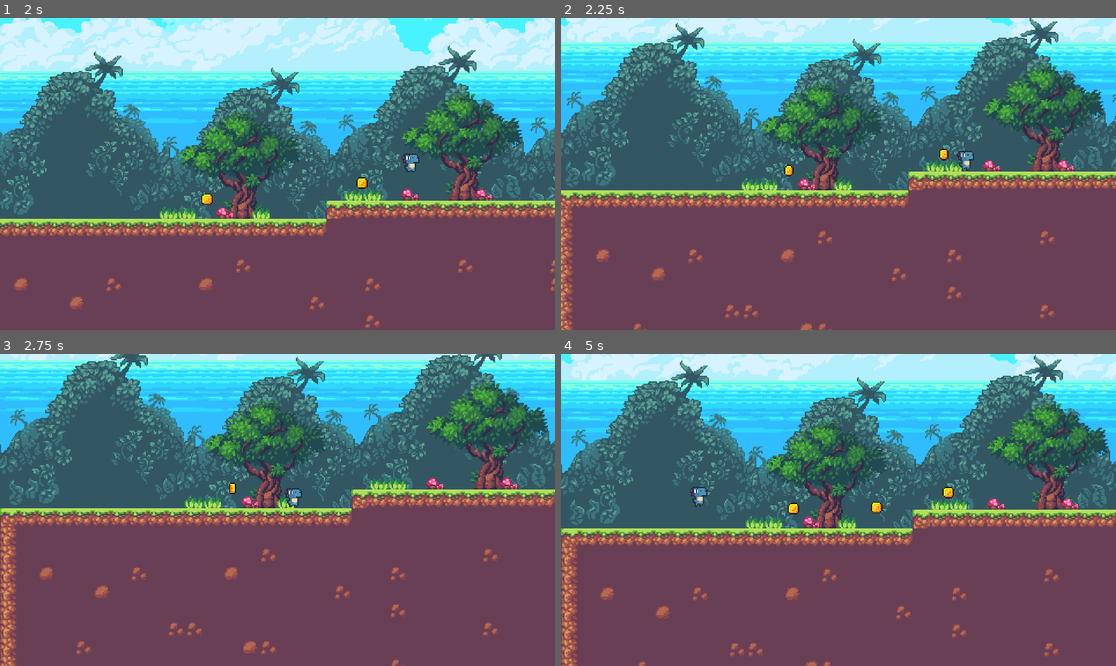
Above: before the commit, frames 1-4 (two rows, left to right).
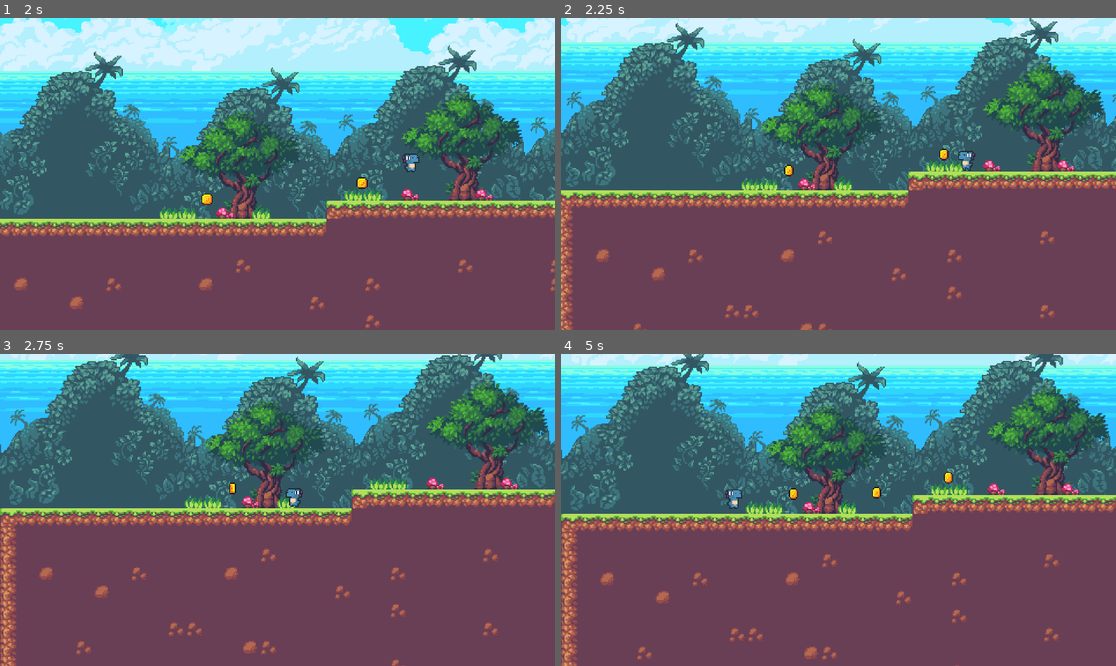
Above: after the commit, the same moments.

Repository: Vienna4k/richardson-alan-do-die-repeat
Game: Godot game, scene res://scenes/level_01.tscn
The game is run twice, just before and just after one commit, with the same random seed, the same clock (stepped at 60 frames per second) and the same inputs. The project has no main scene, so this scene is started directly.
Inputs:
- Up to frame 1 (2 s): hold D (right) from 0.53 s (still down); tap Space (jump) at 0.77, 1.52 s
- Up to frame 2 (2.25 s): release D (right) at 2.03 s; hold A (left) from 2.03 s (still down)
- Up to frame 3 (2.75 s): keep holding A (left)
- Up to frame 4 (5 s): tap Space (jump) at 3.02, 3.77, 4.52 s; release A (left) at 4.28 s; hold D (right) from 4.28 s (still down)

Frame 1 is identical in both runs. In frame 2, 0.1% of the frame differs, in the area x 71-75%, y 42-49%; in frame 3, 0.1%; in frame 4, 40%, in the area x 0-100%, y 0-100%.

Commit message:
Level01: expand level, add platforms & coin manager

Diff:
--- a/scenes/level_01.gd
+++ b/scenes/level_01.gd
@@ -1,3 +1,4 @@
+class_name levelManager
 extends Node2D
 
 var all_coins : Array = []
@@ -7,5 +8,11 @@
 func _ready() -> void:
 	all_coins = get_tree().get_nodes_in_group("coins")
 
-func _on_coin_collected() -> void:
-	pass
+func _process(delta: float) -> void:
+	if all_coins.is_empty():
+		print("Good Job!")
+		set_process(false) # Let's disable _process here so it doesn't spam the print statement every frame
+
+func _on_coin_collected(coin: Node2D) -> void:
+	if coin in all_coins:
+		all_coins.erase(coin)
--- a/scenes/level_01.tscn
+++ b/scenes/level_01.tscn
@@ -646,7 +646,7 @@
 sources/0 = SubResource("TileSetAtlasSource_mofoo")
 
 [sub_resource type="RectangleShape2D" id="RectangleShape2D_1b6n0"]
-size = Vector2(3087.75, 125.5)
+size = Vector2(3770, 125.5)
 
 [node name="Level01" type="Node2D" unique_id=1146306019]
 script = ExtResource("1_llcge")
@@ -763,92 +763,6 @@
 
 [node name="Tilesets" type="Node" parent="." unique_id=1793571058]
 
-[node name="Collectables" type="Node" parent="Tilesets" unique_id=378726645]
-
-[node name="Coin" parent="Tilesets/Collectables" unique_id=355017650 instance=ExtResource("7_t0ybu")]
-position = Vector2(201, -1)
-
-[node name="Coin26" parent="Tilesets/Collectables" unique_id=751777372 instance=ExtResource("7_t0ybu")]
-position = Vector2(2199, -17)
-
-[node name="Coin2" parent="Tilesets/Collectables" unique_id=1838796159 instance=ExtResource("7_t0ybu")]
-position = Vector2(273, -2)
-
-[node name="Coin3" parent="Tilesets/Collectables" unique_id=1929460116 instance=ExtResource("7_t0ybu")]
-position = Vector2(335, -15)
-
-[node name="Coin4" parent="Tilesets/Collectables" unique_id=1358318257 instance=ExtResource("7_t0ybu")]
-position = Vector2(904, -104)
-
-[node name="Coin5" parent="Tilesets/Collectables" unique_id=1935385736 instance=ExtResource("7_t0ybu")]
-position = Vector2(931, -104)
-
-[node name="Coin6" parent="Tilesets/Collectables" unique_id=2121503584 instance=ExtResource("7_t0ybu")]
-position = Vector2(948, -104)
-
-[node name="Coin7" parent="Tilesets/Collectables" unique_id=828705138 instance=ExtResource("7_t0ybu")]
-position = Vector2(983, -103)
-
-[node name="Coin8" parent="Tilesets/Collectables" unique_id=641674496 instance=ExtResource("7_t0ybu")]
-position = Vector2(1017, -86)
-
-[node name="Coin9" parent="Tilesets/Collectables" unique_id=453499560 instance=ExtResource("7_t0ybu")]
-position = Vector2(1068, -62)
-
-[node name="Coin10" parent="Tilesets/Collectables" unique_id=879077462 instance=ExtResource("7_t0ybu")]
-position = Vector2(1128, -30)
-
-[node name="Coin11" parent="Tilesets/Collectables" unique_id=1095071546 instance=ExtResource("7_t0ybu")]
-position = Vector2(1193, 1)
-
-[node name="Coin12" parent="Tilesets/Collectables" unique_id=1637335138 instance=ExtResource("7_t0ybu")]
-position = Vector2(1252, 31)
-
-[node name="Coin13" parent="Tilesets/Collectables" unique_id=795394411 instance=ExtResource("7_t0ybu")]
-position = Vector2(1302, 49)
-
-[node name="Coin14" parent="Tilesets/Collectables" unique_id=2027174083 instance=ExtResource("7_t0ybu")]
-position = Vector2(1352, 52)
-
-[node name="Coin15" parent="Tilesets/Collectables" unique_id=963309329 instance=ExtResource("7_t0ybu")]
-position = Vector2(1581, 53)
-
-[node name="Coin16" parent="Tilesets/Collectables" unique_id=1973510432 instance=ExtResource("7_t0ybu")]
-position = Vector2(1629, 54)
-
-[node name="Coin17" parent="Tilesets/Collectables" unique_id=811738314 instance=ExtResource("7_t0ybu")]
-position = Vector2(1664, 53)
-
-[node name="Coin18" parent="Tilesets/Collectables" unique_id=300340744 instance=ExtResource("7_t0ybu")]
-position = Vector2(1721, 53)
-
-[node name="Coin19" parent="Tilesets/Collectables" unique_id=982799139 instance=ExtResource("7_t0ybu")]
-position = Vector2(1812, 21)
-
-[node name="Coin20" parent="Tilesets/Collectables" unique_id=1942037526 instance=ExtResource("7_t0ybu")]
-position = Vector2(1840, 22)
-
-[node name="Coin21" parent="Tilesets/Collectables" unique_id=1916021023 instance=ExtResource("7_t0ybu")]
-position = Vector2(1920, 3)
-
-[node name="Coin22" parent="Tilesets/Collectables" unique_id=1663870362 instance=ExtResource("7_t0ybu")]
-position = Vector2(1962, 3)
-
-[node name="Coin23" parent="Tilesets/Collectables" unique_id=717772940 instance=ExtResource("7_t0ybu")]
-position = Vector2(2041, -12)
-
-[node name="Coin24" parent="Tilesets/Collectables" unique_id=1530349096 instance=ExtResource("7_t0ybu")]
-position = Vector2(2085, -14)
-
-[node name="Coin25" parent="Tilesets/Collectables" unique_id=1990455726 instance=ExtResource("7_t0ybu")]
-position = Vector2(2133, -15)
-
-[node name="Coin27" parent="Tilesets/Collectables" unique_id=319669348 instance=ExtResource("7_t0ybu")]
-position = Vector2(2267, -15)
-
-[node name="Coin28" parent="Tilesets/Collectables" unique_id=1070446213 instance=ExtResource("7_t0ybu")]
-position = Vector2(2331, -14)
-
 [node name="MovingPlatform2" parent="Tilesets" unique_id=1913528888 instance=ExtResource("6_qgxqk")]
 position = Vector2(2512, 40)
 
@@ -881,15 +795,101 @@
 tile_map_data = PackedByteArray("AAANAAAAAAAGAAcAAAAXAP//AAAGAAcAAAAbAP//AAAGAAcAAAA3APn/AAAGAAcAAABWAAMAAAAGAAcAAABkAAMAAAAGAAcAAAA=")
 tile_set = SubResource("TileSet_nr3cb")
 
+[node name="Collectables" type="Node" parent="Tilesets" unique_id=378726645]
+
+[node name="Coin" parent="Tilesets/Collectables" unique_id=355017650 instance=ExtResource("7_t0ybu")]
+position = Vector2(201, -1)
+
+[node name="Coin26" parent="Tilesets/Collectables" unique_id=751777372 instance=ExtResource("7_t0ybu")]
+position = Vector2(2199, -17)
+
+[node name="Coin2" parent="Tilesets/Collectables" unique_id=1838796159 instance=ExtResource("7_t0ybu")]
+position = Vector2(273, -2)
+
+[node name="Coin3" parent="Tilesets/Collectables" unique_id=1929460116 instance=ExtResource("7_t0ybu")]
+position = Vector2(335, -15)
+
+[node name="Coin4" parent="Tilesets/Collectables" unique_id=1358318257 instance=ExtResource("7_t0ybu")]
+position = Vector2(904, -104)
+
+[node name="Coin5" parent="Tilesets/Collectables" unique_id=1935385736 instance=ExtResource("7_t0ybu")]
+position = Vector2(931, -104)
+
+[node name="Coin6" parent="Tilesets/Collectables" unique_id=2121503584 instance=ExtResource("7_t0ybu")]
+position = Vector2(948, -104)
+
+[node name="Coin7" parent="Tilesets/Collectables" unique_id=828705138 instance=ExtResource("7_t0ybu")]
+position = Vector2(983, -103)
+
+[node name="Coin8" parent="Tilesets/Collectables" unique_id=641674496 instance=ExtResource("7_t0ybu")]
+position = Vector2(1017, -86)
+
+[node name="Coin9" parent="Tilesets/Collectables" unique_id=453499560 instance=ExtResource("7_t0ybu")]
+position = Vector2(1068, -62)
+
+[node name="Coin10" parent="Tilesets/Collectables" unique_id=879077462 instance=ExtResource("7_t0ybu")]
+position = Vector2(1128, -30)
+
+[node name="Coin11" parent="Tilesets/Collectables" unique_id=1095071546 instance=ExtResource("7_t0ybu")]
+position = Vector2(1193, 1)
+
+[node name="Coin12" parent="Tilesets/Collectables" unique_id=1637335138 instance=ExtResource("7_t0ybu")]
+position = Vector2(1252, 31)
+
+[node name="Coin13" parent="Tilesets/Collectables" unique_id=795394411 instance=ExtResource("7_t0ybu")]
+position = Vector2(1302, 49)
+
+[node name="Coin14" parent="Tilesets/Collectables" unique_id=2027174083 instance=ExtResource("7_t0ybu")]
+position = Vector2(1352, 52)
+
+[node name="Coin15" parent="Tilesets/Collectables" unique_id=963309329 instance=ExtResource("7_t0ybu")]
+position = Vector2(1581, 53)
+
+[node name="Coin16" parent="Tilesets/Collectables" unique_id=1973510432 instance=ExtResource("7_t0ybu")]
+position = Vector2(1629, 54)
+
+[node name="Coin17" parent="Tilesets/Collectables" unique_id=811738314 instance=ExtResource("7_t0ybu")]
+position = Vector2(1664, 53)
+
+[node name="Coin18" parent="Tilesets/Collectables" unique_id=300340744 instance=ExtResource("7_t0ybu")]
+position = Vector2(1721, 53)
+
+[node name="Coin19" parent="Tilesets/Collectables" unique_id=982799139 instance=ExtResource("7_t0ybu")]
+position = Vector2(1812, 21)
+
+[node name="Coin20" parent="Tilesets/Collectables" unique_id=1942037526 instance=ExtResource("7_t0ybu")]
+position = Vector2(1840, 22)
+
+[node name="Coin21" parent="Tilesets/Collectables" unique_id=1916021023 instance=ExtResource("7_t0ybu")]
+position = Vector2(1920, 3)
+
+[node name="Coin22" parent="Tilesets/Collectables" unique_id=1663870362 instance=ExtResource("7_t0ybu")]
+position = Vector2(1962, 3)
+
+[node name="Coin23" parent="Tilesets/Collectables" unique_id=717772940 instance=ExtResource("7_t0ybu")]
+position = Vector2(2041, -12)
+
+[node name="Coin24" parent="Tilesets/Collectables" unique_id=1530349096 instance=ExtResource("7_t0ybu")]
+position = Vector2(2085, -14)
+
+[node name="Coin25" parent="Tilesets/Collectables" unique_id=1990455726 instance=ExtResource("7_t0ybu")]
+position = Vector2(2133, -15)
+
+[node name="Coin27" parent="Tilesets/Collectables" unique_id=319669348 instance=ExtResource("7_t0ybu")]
+position = Vector2(2267, -15)
+
+[node name="Coin29" parent="Tilesets/Collectables" unique_id=74946845 instance=ExtResource("7_t0ybu")]
+position = Vector2(886, -104)
+
+[node name="Coin28" parent="Tilesets/Collectables" unique_id=1070446213 instance=ExtResource("7_t0ybu")]
+position = Vector2(2331, -14)
+
 [node name="Kill Floor" type="Area2D" parent="Tilesets" unique_id=1507409920]
 script = ExtResource("6_1b6n0")
 
 [node name="CollisionShape2D" type="CollisionShape2D" parent="Tilesets/Kill Floor" unique_id=1387954097]
-position = Vector2(1556.125, 246)
+position = Vector2(1552, 246)
 shape = SubResource("RectangleShape2D_1b6n0")
-
-[node name="Coin" parent="Tilesets/Kill Floor" unique_id=74946845 instance=ExtResource("7_t0ybu")]
-position = Vector2(886, -104)
 
 [node name="Player" parent="Tilesets" unique_id=2010396611 instance=ExtResource("2_mofoo")]
 position = Vector2(113, -12)
@@ -905,24 +905,24 @@
 position_smoothing_speed = 20.0
 
 [connection signal="body_entered" from="Tilesets/Midground/Coin" to="Tilesets/Midground/Coin" method="_on_body_entered"]
-[connection signal="body_entered" from="Tilesets/Midground/@Area2D@63401" to="Tilesets/Midground/@Area2D@63401" method="_on_body_entered"]
-[connection signal="body_entered" from="Tilesets/Midground/@Area2D@63402" to="Tilesets/Midground/@Area2D@63402" method="_on_body_entered"]
-[connection signal="body_entered" from="Tilesets/Midground/@Area2D@63403" to="Tilesets/Midground/@Area2D@63403" method="_on_body_entered"]
-[connection signal="body_entered" from="Tilesets/Midground/@Area2D@63404" to="Tilesets/Midground/@Area2D@63404" method="_on_body_entered"]
-[connection signal="body_entered" from="Tilesets/Midground/@Area2D@63405" to="Tilesets/Midground/@Area2D@63405" method="_on_body_entered"]
-[connection signal="body_entered" from="Tilesets/Midground/@Area2D@63406" to="Tilesets/Midground/@Area2D@63406" method="_on_body_entered"]
-[connection signal="body_entered" from="Tilesets/Midground/@Area2D@63407" to="Tilesets/Midground/@Area2D@63407" method="_on_body_entered"]
-[connection signal="body_entered" from="Tilesets/Midground/@Area2D@63408" to="Tilesets/Midground/@Area2D@63408" method="_on_body_entered"]
-[connection signal="body_entered" from="Tilesets/Midground/@Area2D@63409" to="Tilesets/Midground/@Area2D@63409" method="_on_body_entered"]
-[connection signal="body_entered" from="Tilesets/Midground/@Area2D@63410" to="Tilesets/Midground/@Area2D@63410" method="_on_body_entered"]
-[connection signal="body_entered" from="Tilesets/Midground/@Area2D@63411" to="Tilesets/Midground/@Area2D@63411" method="_on_body_entered"]
-[connection signal="body_entered" from="Tilesets/Midground/@Area2D@63412" to="Tilesets/Midground/@Area2D@63412" method="_on_body_entered"]
-[connection signal="body_entered" from="Tilesets/Midground/@Area2D@63413" to="Tilesets/Midground/@Area2D@63413" method="_on_body_entered"]
-[connection signal="body_entered" from="Tilesets/Midground/@Area2D@63414" to="Tilesets/Midground/@Area2D@63414" method="_on_body_entered"]
-[connection signal="body_entered" from="Tilesets/Midground/@Area2D@63415" to="Tilesets/Midground/@Area2D@63415" method="_on_body_entered"]
-[connection signal="body_entered" from="Tilesets/Midground/@Area2D@63416" to="Tilesets/Midground/@Area2D@63416" method="_on_body_entered"]
-[connection signal="body_entered" from="Tilesets/Midground/@Area2D@63417" to="Tilesets/Midground/@Area2D@63417" method="_on_body_entered"]
-[connection signal="body_entered" from="Tilesets/Midground/@Area2D@63418" to="Tilesets/Midground/@Area2D@63418" method="_on_body_entered"]
-[connection signal="body_entered" from="Tilesets/Midground/@Area2D@63419" to="Tilesets/Midground/@Area2D@63419" method="_on_body_entered"]
-[connection signal="body_entered" from="Tilesets/Midground/@Area2D@63420" to="Tilesets/Midground/@Area2D@63420" method="_on_body_entered"]
+[connection signal="body_entered" from="Tilesets/Midground/@Area2D@78006" to="Tilesets/Midground/@Area2D@78006" method="_on_body_entered"]
+[connection signal="body_entered" from="Tilesets/Midground/@Area2D@78007" to="Tilesets/Midground/@Area2D@78007" method="_on_body_entered"]
+[connection signal="body_entered" from="Tilesets/Midground/@Area2D@78008" to="Tilesets/Midground/@Area2D@78008" method="_on_body_entered"]
+[connection signal="body_entered" from="Tilesets/Midground/@Area2D@78009" to="Tilesets/Midground/@Area2D@78009" method="_on_body_entered"]
+[connection signal="body_entered" from="Tilesets/Midground/@Area2D@78010" to="Tilesets/Midground/@Area2D@78010" method="_on_body_entered"]
+[connection signal="body_entered" from="Tilesets/Midground/@Area2D@78011" to="Tilesets/Midground/@Area2D@78011" method="_on_body_entered"]
+[connection signal="body_entered" from="Tilesets/Midground/@Area2D@78012" to="Tilesets/Midground/@Area2D@78012" method="_on_body_entered"]
+[connection signal="body_entered" from="Tilesets/Midground/@Area2D@78013" to="Tilesets/Midground/@Area2D@78013" method="_on_body_entered"]
+[connection signal="body_entered" from="Tilesets/Midground/@Area2D@78014" to="Tilesets/Midground/@Area2D@78014" method="_on_body_entered"]
+[connection signal="body_entered" from="Tilesets/Midground/@Area2D@78015" to="Tilesets/Midground/@Area2D@78015" method="_on_body_entered"]
+[connection signal="body_entered" from="Tilesets/Midground/@Area2D@78016" to="Tilesets/Midground/@Area2D@78016" method="_on_body_entered"]
+[connection signal="body_entered" from="Tilesets/Midground/@Area2D@78017" to="Tilesets/Midground/@Area2D@78017" method="_on_body_entered"]
+[connection signal="body_entered" from="Tilesets/Midground/@Area2D@78018" to="Tilesets/Midground/@Area2D@78018" method="_on_body_entered"]
+[connection signal="body_entered" from="Tilesets/Midground/@Area2D@78019" to="Tilesets/Midground/@Area2D@78019" method="_on_body_entered"]
+[connection signal="body_entered" from="Tilesets/Midground/@Area2D@78020" to="Tilesets/Midground/@Area2D@78020" method="_on_body_entered"]
+[connection signal="body_entered" from="Tilesets/Midground/@Area2D@78021" to="Tilesets/Midground/@Area2D@78021" method="_on_body_entered"]
+[connection signal="body_entered" from="Tilesets/Midground/@Area2D@78022" to="Tilesets/Midground/@Area2D@78022" method="_on_body_entered"]
+[connection signal="body_entered" from="Tilesets/Midground/@Area2D@78023" to="Tilesets/Midground/@Area2D@78023" method="_on_body_entered"]
+[connection signal="body_entered" from="Tilesets/Midground/@Area2D@78024" to="Tilesets/Midground/@Area2D@78024" method="_on_body_entered"]
+[connection signal="body_entered" from="Tilesets/Midground/@Area2D@78025" to="Tilesets/Midground/@Area2D@78025" method="_on_body_entered"]
 [connection signal="body_entered" from="Tilesets/Kill Floor" to="Tilesets/Kill Floor" method="_on_body_entered"]
--- a/scripts/coin.gd
+++ b/scripts/coin.gd
@@ -9,5 +9,10 @@
 
 		playerref.COLLECTED_COINS += 1
 
+		# Reference to levelManager class
+		if get_tree().current_scene is levelManager:
+			(get_tree().current_scene as levelManager)._on_coin_collected(self)
+		elif owner is levelManager:
+			(owner as levelManager)._on_coin_collected(self)
 
 		queue_free()
--- a/scripts/player.gd
+++ b/scripts/player.gd
@@ -5,6 +5,8 @@
 
 @export var SPEED: float = 200.0
 @export var JUMP_VELOCITY: float = -300.0
+
+@onready var animated_sprite: AnimatedSprite2D = $AnimatedSprite2D
 
 var COLLECTED_COINS : int = 0
 
@@ -28,6 +30,10 @@
 	else:
 		velocity.x = move_toward(velocity.x, 0, SPEED)
 
+	# Flip the sprite depending on direction
+	if direction > 0:
+		animated_sprite.flip_h = false
+	elif direction < 0:
+		animated_sprite.flip_h = true
+
 	move_and_slide()
-
-	print(COLLECTED_COINS)
